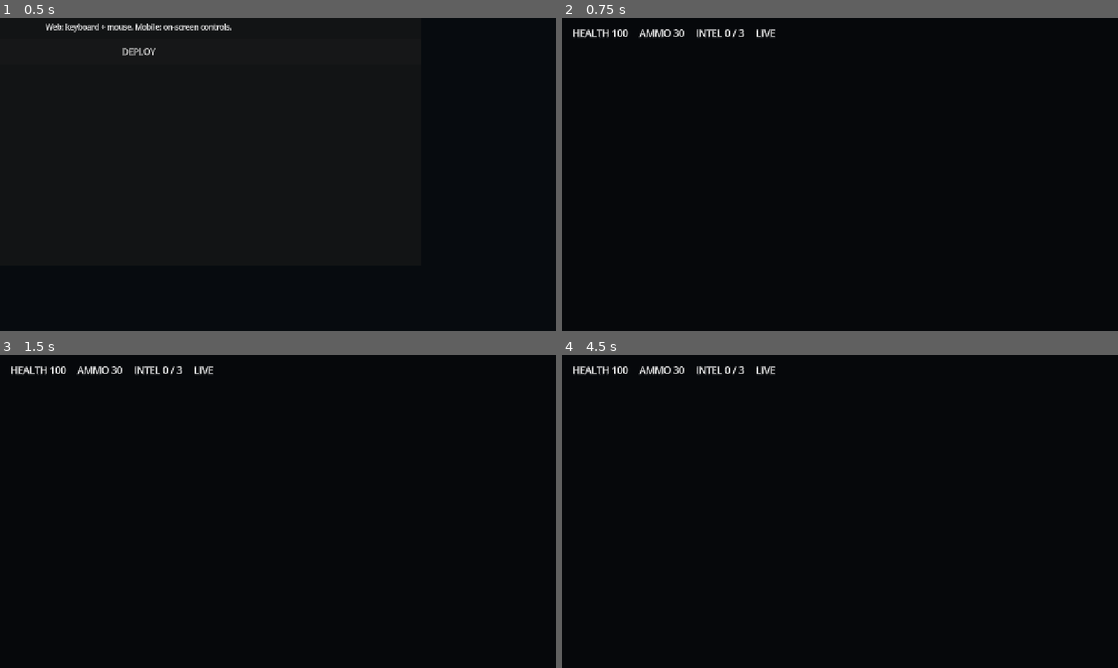
Above: before the commit, frames 1-4 (two rows, left to right).
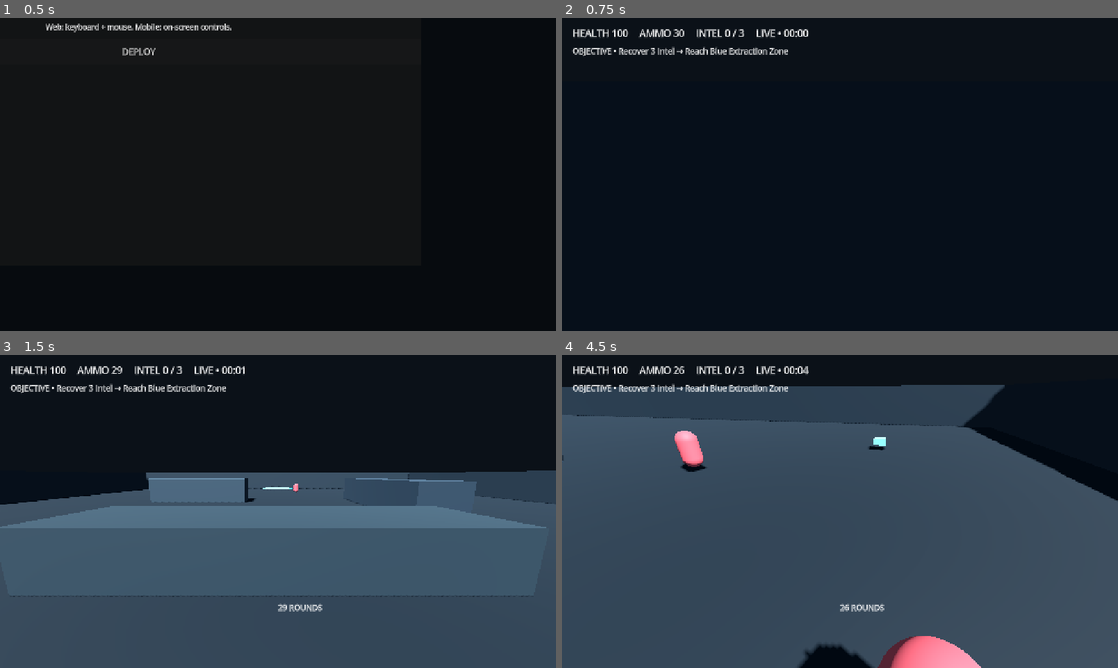
Above: after the commit, the same moments.

Repository: muhammadwasikt/last-signal
Game: Godot game, scene res://main.tscn
The game is run twice, just before and just after one commit, with the same random seed, the same clock (stepped at 60 frames per second) and the same inputs.
Inputs (mouse positions are in pixels of both pictures, inside the frame that each line leads up to):
- Up to frame 1 (0.5 s): no input
- Up to frame 2 (0.75 s): click "DEPLOY" at 0.5 s
- Up to frame 3 (1.5 s): tap Enter at 1.25 s; move the mouse to (400, 495) at 1.27 s; hold D from 1.28 s (still down); tap Q at 1.35 s; click (400, 495) at 1.42 s
- Up to frame 4 (4.5 s): tap Space at 1.52, 2.27, 3.77, 4.25 s; move the mouse to (728, 527) at 2.02 s; release D at 2.03 s; hold S 2.03-2.78 s; tap Q every 0.75 s from 2.1 to 4.35 s; move the mouse to (895, 442) at 2.77 s; hold D 2.78-3.53 s; move the mouse to (812, 574) at 3.52 s; hold W 3.53-4.28 s; click (812, 574) at 3.67 s; move the mouse to (1006, 558) at 4.27 s; hold A from 4.28 s (still down)

Frame 1 is identical in both runs. In frame 2, 0.7% of the frame differs, in the area x 1-45%, y 3-13%; in frame 3, 61%; in frame 4, 83%, in the area x 0-100%, y 3-100%.
Error before the commit: Parse Error: Cannot infer the type of "marker_pos" variable because the value doesn't have a set type. (res://scripts/player.gd:143)

Commit message:
fix: resolve Godot 4.7 GDScript inference errors

Diff:
--- a/scripts/player.gd
+++ b/scripts/player.gd
@@ -78,7 +78,7 @@
     fire_cooldown = max(0.0, fire_cooldown - delta)
     var keyboard_x := (1.0 if (Input.is_key_pressed(KEY_D) or Input.is_key_pressed(KEY_RIGHT)) else 0.0) - (1.0 if (Input.is_key_pressed(KEY_A) or Input.is_key_pressed(KEY_LEFT)) else 0.0)
     var keyboard_y := (1.0 if (Input.is_key_pressed(KEY_W) or Input.is_key_pressed(KEY_UP)) else 0.0) - (1.0 if (Input.is_key_pressed(KEY_S) or Input.is_key_pressed(KEY_DOWN)) else 0.0)
-    var input_vec := Vector2(keyboard_x + float(mobile_right) - float(mobile_left), keyboard_y + float(mobile_forward) - float(mobile_back)).limit_length(1.0)
+    var input_vec: Vector2 = Vector2(keyboard_x + float(mobile_right) - float(mobile_left), keyboard_y + float(mobile_forward) - float(mobile_back)).limit_length(1.0)
     if mobile_turn_left: rotate_y(2.1 * delta)
     if mobile_turn_right: rotate_y(-2.1 * delta)
     var forward := -global_transform.basis.z
@@ -140,7 +140,7 @@
     var ray_dir := camera.project_ray_normal(screen_pos)
     var query := PhysicsRayQueryParameters3D.create(ray_origin, ray_origin + ray_dir * 80.0)
     var hit := get_world_3d().direct_space_state.intersect_ray(query)
-    var marker_pos := hit.position if hit else global_position + ray_dir * 30.0
+    var marker_pos: Vector3 = (hit.position as Vector3) if hit and hit.has("position") else global_position + ray_dir * 30.0
     _spawn_ping(marker_pos)
     if game.hud: game.hud.call("toast", "SIGNAL PING • INTEL TRANSMITTED")
 
